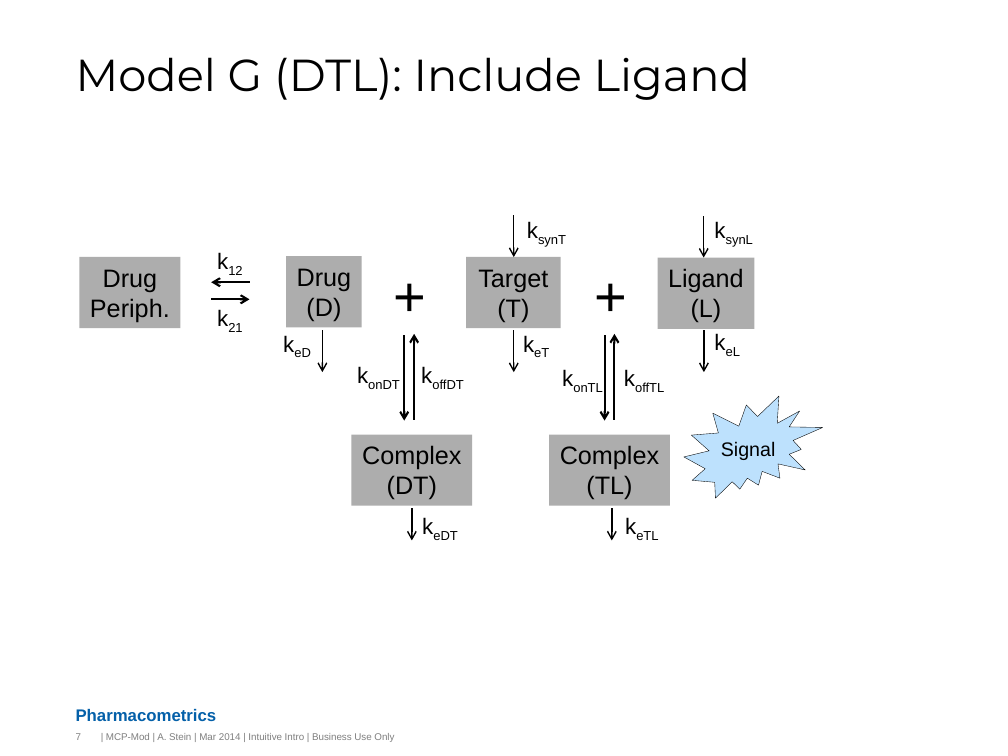
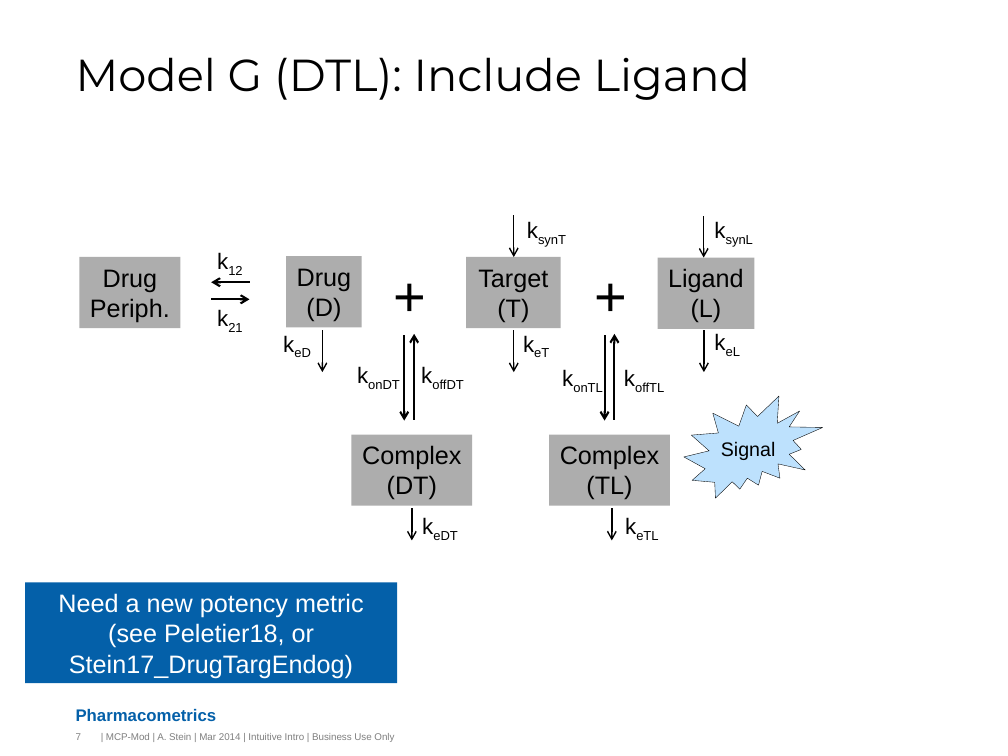
Before and after one commit to iamstein/TMDD_EndogenousLigand, a slide deck: slide 7 of doc/2018-07-24_Stein_Model_Diagram_Library.pptx. Drawn at 1008x756 pixels with LibreOffice and Linux fonts; fonts in the diff are those of the drawing; background and template pictures are left out. Boxes give left, top, right and bottom in pixels: in the first picture for what was removed or moved away, otherwise in the second. Text is boxed around its words. In the diff, an @@ line names an element or a change of style, - is before the commit and + after.

```diff
--- a/doc/2018-07-24_Stein_Model_Diagram_Library.pptx
+++ b/doc/2018-07-24_Stein_Model_Diagram_Library.pptx
@@ rectangle added at (25,583,397,683), fill #0460A9, 18 pt, text #FFFFFF @@
+Need a new potency metric (see Peletier18, or Stein17_DrugTargEndog)
```
Also in this commit, not shown: 3 other slides changed.
